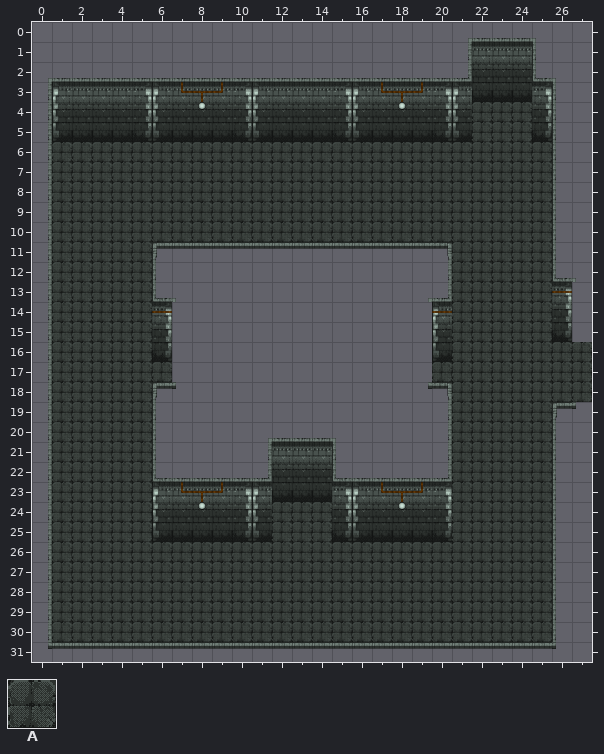
Two versions of a level (Tiled map, gem/Assets/TileD/8_west_hall/8_west_hall.tmx). The first picture shows the starting point.
Cells are 48x48 px. Shown: x 0..27, y 0..31.
Key: from "Katos_tiles_1": A 67.
_ is an empty cell.
Layers that did not change in this view are not listed.
Layer "8_floor" before, first column x 20:
14 _AAAAA__
15 _AAAAA__
16 _AAAAAAA
17 AAAAAAAA
18 _AAAAAAA
19 _AAAAA__
20 _AAAAA__
21 _AAAAA__
Now the later version:
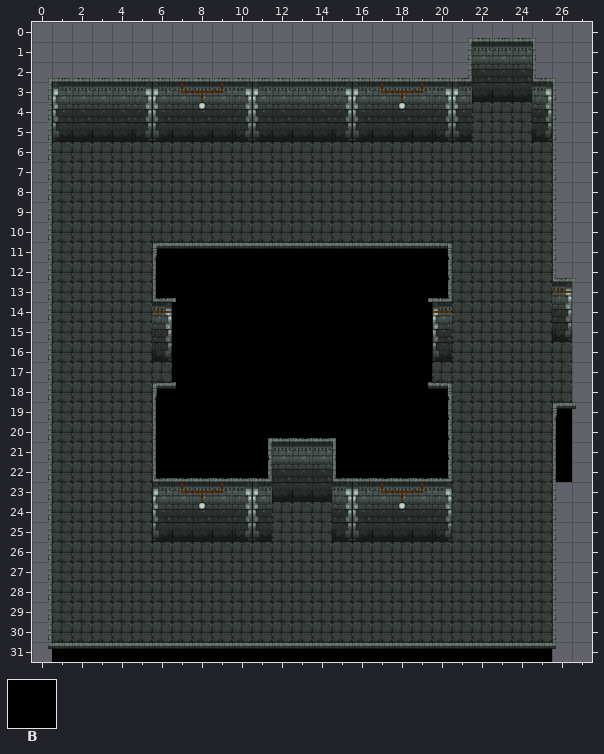
Further tiles: from "Katos_tiles_1": B 17.
Tiles of an added or newly shown layer are drawn over the layers below it.
The commit says: map updates: darkness and doors
Changes in this commit:
Changed rows in their new state; . is an unchanged cell.
Layer "8_floor":
first column x 27:
16 _
17 _
18 _
Layer "8_darkness_kindamakesitbetter" (added):
first column x 6:
11 BBBBBBBBBBBBBBB......
12 BBBBBBBBBBBBBBB......
13 BBBBBBBBBBBBBBB......
14 .BBBBBBBBBBBBB.......
15 .BBBBBBBBBBBBB.......
16 .BBBBBBBBBBBBB.......
17 .BBBBBBBBBBBBB.......
18 BBBBBBBBBBBBBBB......
19 BBBBBBBBBBBBBBB.....B
20 BBBBBBBBBBBBBBB.....B
21 BBBBBB...BBBBBB.....B
22 BBBBBB...BBBBBB.....B
first column x 1:
31 BBBBBBBBBBBBBBBBBBBBBBBBB
Where, in picture pixels (left, top, right, bottom), the same in both pictures:
added: (155, 248, 449, 479)
changed: (555, 342, 592, 482)
added: (52, 648, 552, 662)
